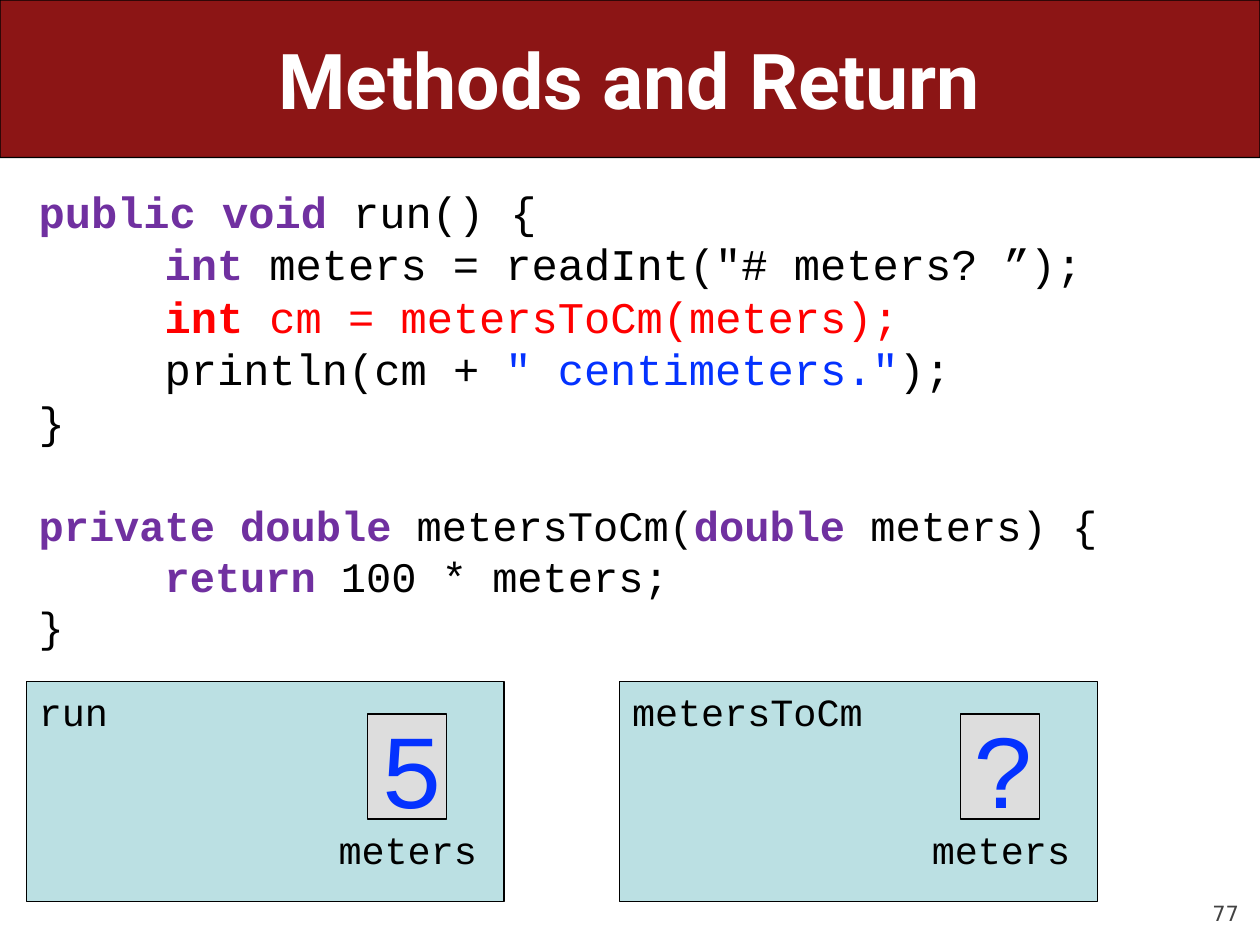
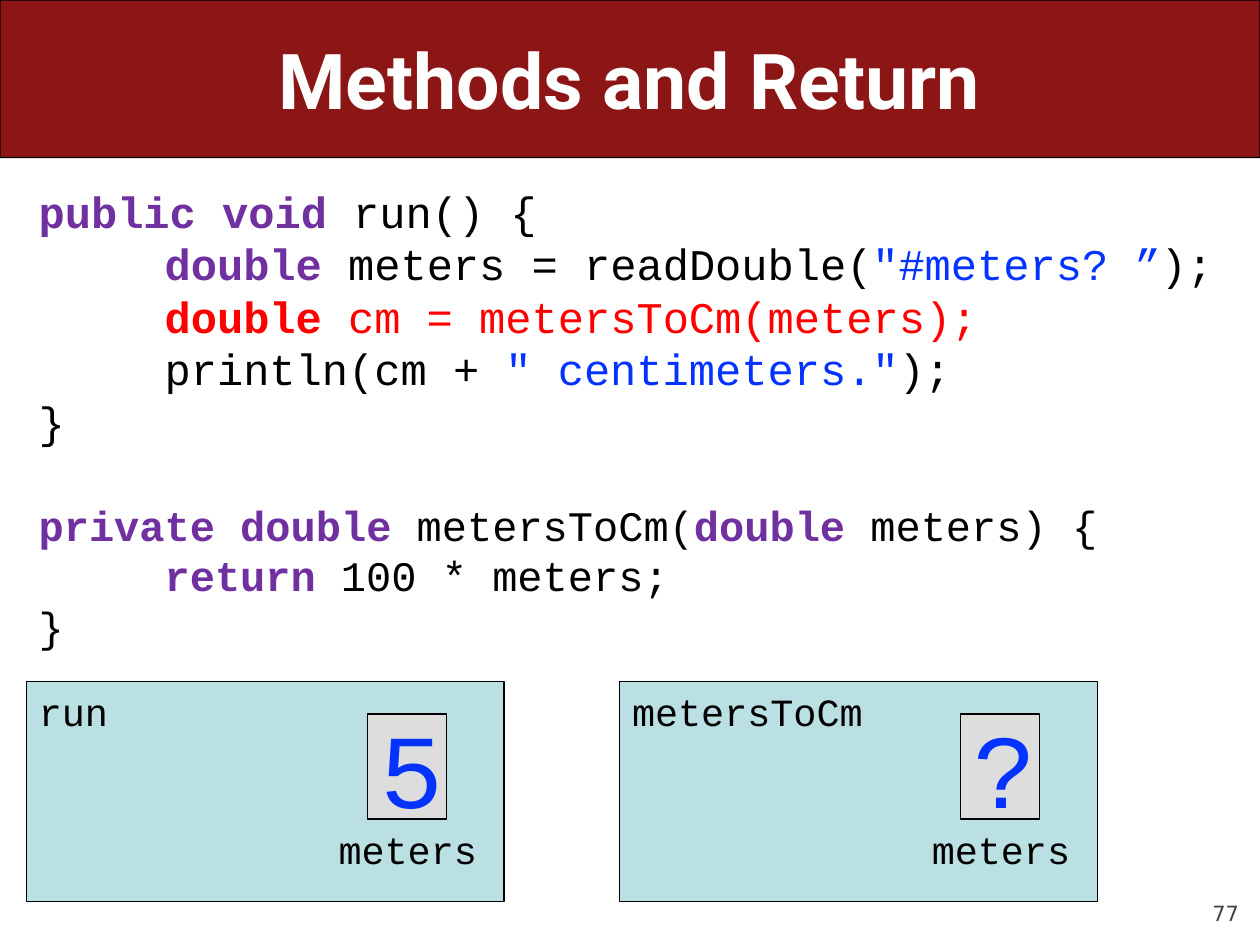
Before and after one commit to ckincaid17/cs106a-summer-2018, a slide deck: slide 77 of WWW/lectures/Lecture7/Lecture7.pptx. Drawn at 1260x945 pixels with LibreOffice and Linux fonts; fonts in the diff are those of the drawing. Boxes give left, top, right and bottom in pixels: in the first picture for what was removed or moved away, otherwise in the second. Text is boxed around its words. In the diff, an @@ line names an element or a change of style, - is before the commit and + after.

```diff
--- a/WWW/lectures/Lecture7/Lecture7.pptx
+++ b/WWW/lectures/Lecture7/Lecture7.pptx
@@ text at (165, 249, 1108, 342): text changed; text colour #000000 to #FF0000 @@
-int meters = readInt("# meters? ”);
-int cm = metersToCm(meters);
+double meters = readDouble("#meters? ”);
+double cm = metersToCm(meters);
```
Also in this commit, not shown: 20 other slides changed, 1 other file.
